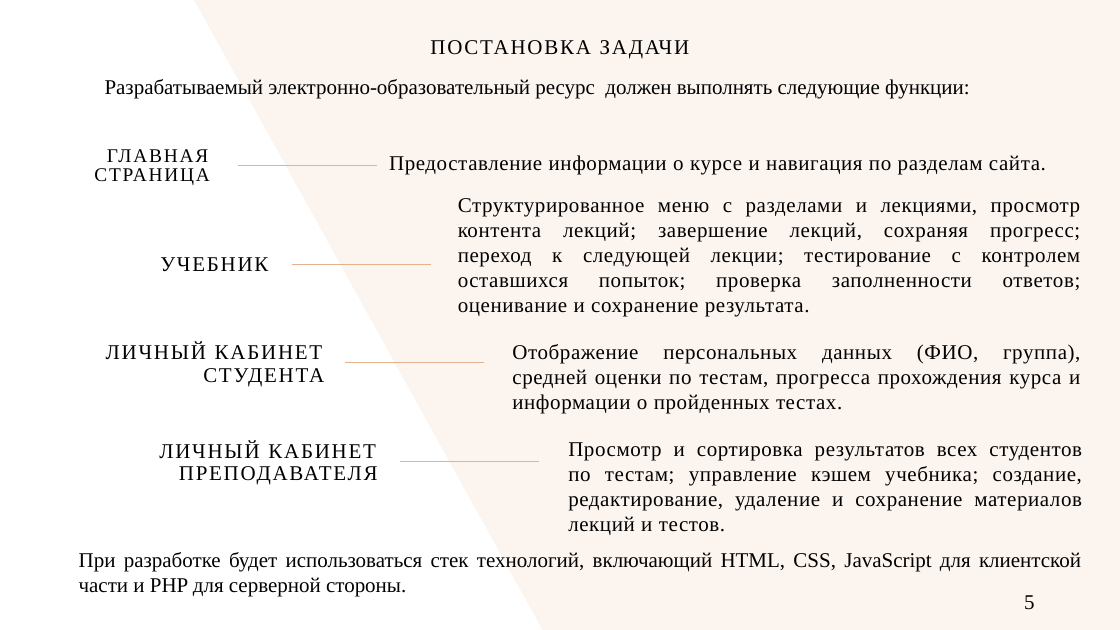
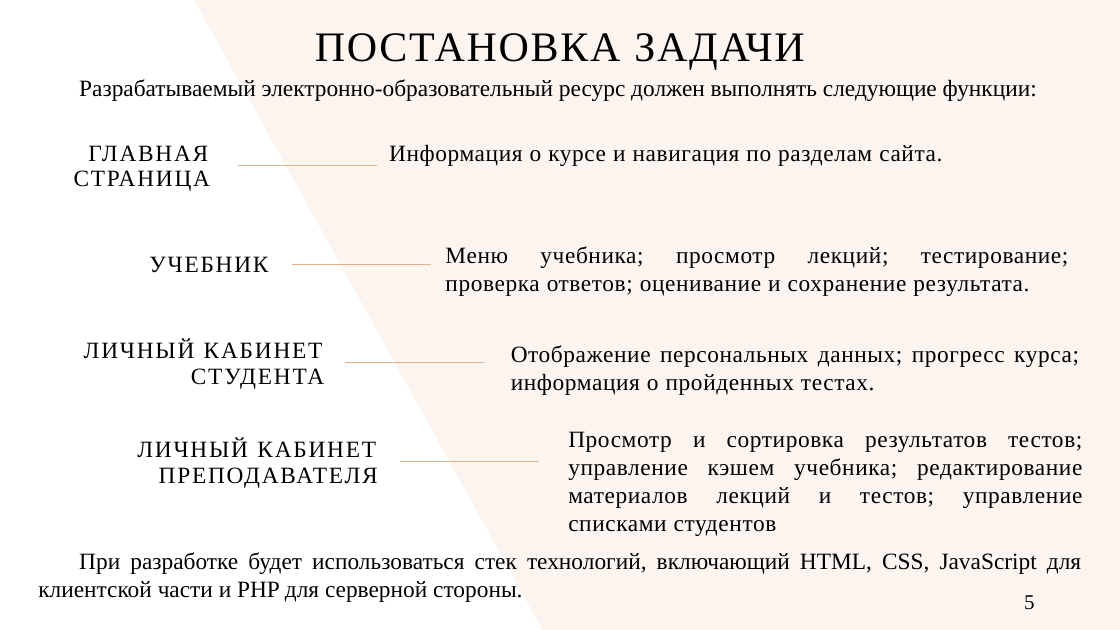
Before and after one commit to AngelinaPuh/diplom_project, a slide deck: slide 5 of dokuments/предзащита.pptx. Drawn at 1120x630 pixels with LibreOffice and Linux fonts; fonts in the diff are those of the drawing. Boxes give left, top, right and bottom in pixels: in the first picture for what was removed or moved away, otherwise in the second. Text is boxed around its words. In the diff, an @@ line names an element or a change of style, - is before the commit and + after.

```diff
--- a/dokuments/предзащита.pptx
+++ b/dokuments/предзащита.pptx
@@ title "ПОСТАНОВКА ЗАДАЧИ" at <box>315,33,804,69</box>: size 18 to 36 pt @@
@@ text "Разрабатываемый электронно-образовательный ресурс должен вып ..." at <box>79,79,1037,101</box>: size 18 to 20 pt; indent changed @@
@@ text "Разрабатываемый электронно-образовательный ресурс должен вып ...": place and size @@
-text "Разрабатываемый электронно-образовательный ресурс должен вып ..." at <box>105,79,970,99</box>
+text "Разрабатываемый электронно-образовательный ресурс должен вып ..." at <box>79,79,1037,101</box>
@@ text "ГЛАВНАЯ СТРАНИЦА" at <box>74,145,210,191</box>: size 16.6 to 20 pt; line spacing 0.8 to 0.9 @@
@@ text at <box>389,144,942,166</box>: text changed; size 18 to 20 pt @@
-Предоставление информации о курсе и навигация по разделам сайта.
+Информация о курсе и навигация по разделам сайта.
@@ text at <box>445,246,1069,296</box>: text changed; size 18 to 20 pt @@
-Структурированное меню с разделами и лекциями, просмотр контента лекций; завершение лекций, сохраняя прогресс; переход к следующей лекции; тестирование с контролем оставшихся попыток; проверка заполненности ответов; оценивание и сохранение результата.
+Меню учебника; просмотр лекций; тестирование; проверка ответов; оценивание и сохранение результата.
@@ text at <box>511,345,1079,395</box>: text changed; size 18 to 20 pt @@
-Отображение персональных данных (ФИО, группа), средней оценки по тестам, прогресса прохождения курса и информации о пройденных тестах.
+Отображение персональных данных; прогресс курса; информация о пройденных тестах.
@@ size 18 to 20 pt in 3 elements at <box>149,256,268,273</box>, <box>84,340,324,389</box>, <box>137,439,378,488</box> @@
@@ text at <box>568,431,1083,536</box>: text changed; size 18 to 20 pt @@
-Просмотр и сортировка результатов всех студентов по тестам; управление кэшем учебника; создание, редактирование, удаление и сохранение материалов лекций и тестов.
+Просмотр и сортировка результатов тестов; управление кэшем учебника; редактирование материалов лекций и тестов; управление списками студентов
@@ text "При разработке будет использоваться стек ...": place and size @@
-text "При разработке будет использоваться стек ..." at <box>79,552,1081,597</box>
+text "При разработке будет использоваться стек ..." at <box>38,552,1081,602</box>
@@ text "При разработке будет использоваться стек ..." at <box>38,552,1081,602</box>: size 18 to 20 pt; indent changed @@
```
Also in this commit, not shown: 9 other slides changed, 51 other files.
